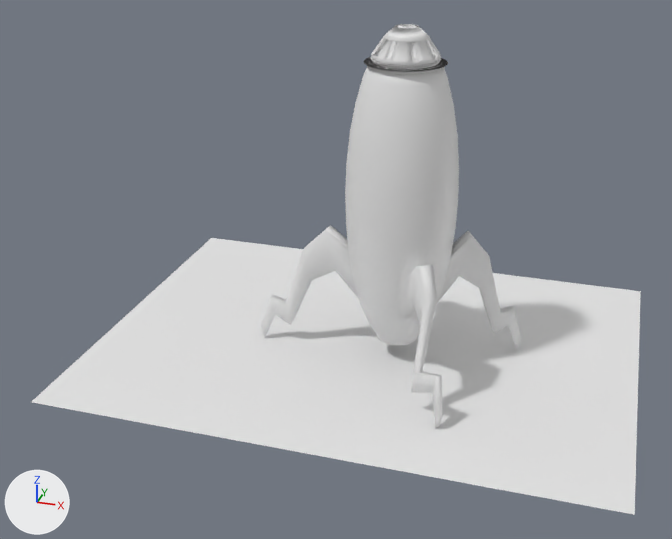
Two versions of the Blender file nave.blend, one commit apart.
Before and after are seen from a camera (50 mm lens) standing at (3.47, -15.19, 8.77) and looking at (-1.06, -0.5, 1.64). Arrows for +X, +Y and +Z are at lower left; the lights stay in place. Materials are left out; every surface is plain grey.

In view in the first picture: 'nave'.
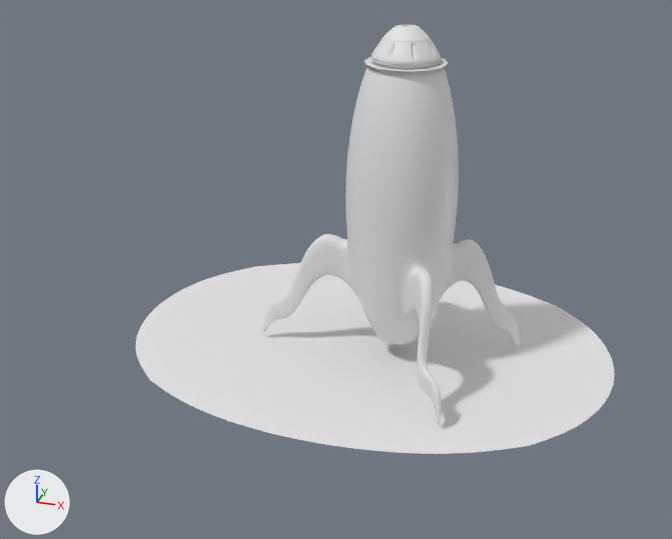
Boxes [x1, y1, x2, y2] around the edits, measured in the pictures (672 x 539 px):
'nave', modifiers changed
    before: [31, 24, 641, 515]
    after: [136, 25, 614, 454]

The change, as a diff of the scene's bpy script:
```diff
--- a/nave.blend.py
+++ b/nave.blend.py
@@ ob_nave @@
 ob_nave.instance_type = 'FACES'
+_m = ob_nave.modifiers.new('Subdivision', 'SUBSURF')
+_m.use_adaptive_subdivision = True
```
